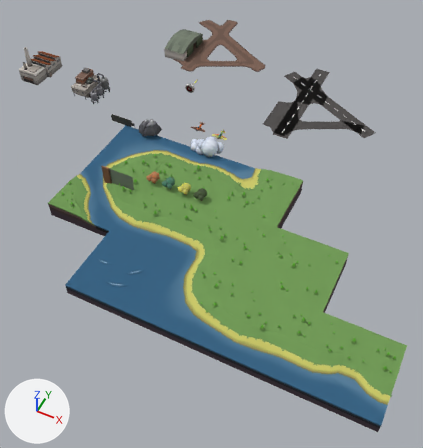
An edit to the glTF model assets/meshes.glb, drawn before and after from the same camera.
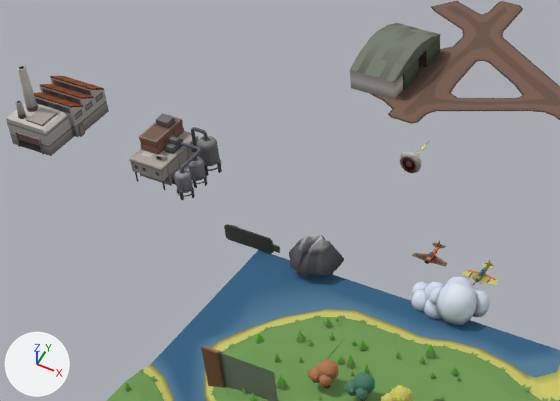
There are two pictures of each version: one whole from a camera (50 mm lens) standing at (32.4, -48.2, 46.9) and looking at (10.9, -5.3, -6.7), one close up on the part from 4% to 60% of the width and 4% to 42% of the height. Every picture has the same lights, and +X, +Y and +Z are marked at lower left. Where no turn or scale is listed for an object, it has been applied to the vertices.

Names of what the first close-up shows: 'Cube', 'Cube.001', 'Plane.003', 'Plane.004', 'cloud.001', 'factory-1', 'fighter-plane-1', 'fighter-plane-2', 'refinery-1', 't-ggwg-1.001', 't-gwgw-1', 't-gwwg-1', 't-gwwg-1.001', 't-gwww-2', 'ui-border'.
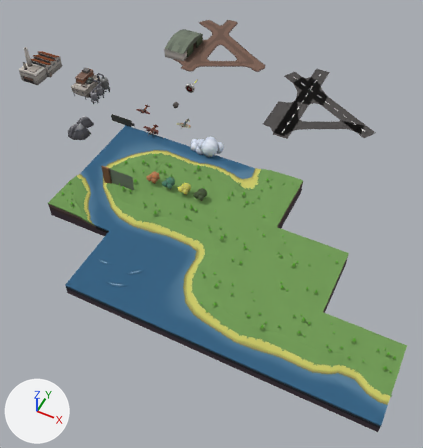
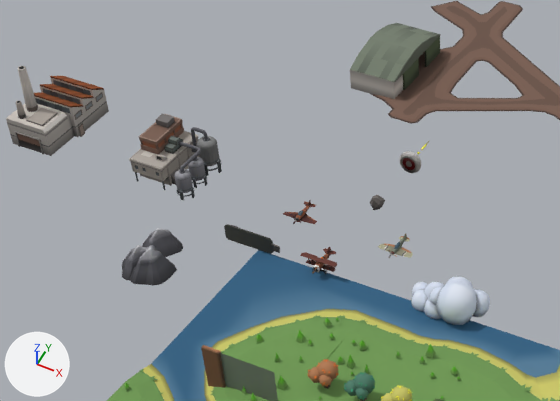
Changed parts and their boxes [x1, y1, x2, y2] in the close-ups (560 x 401 px):
'Cube', moved
    before: [289, 235, 344, 275]
    after: [122, 245, 177, 286]
'Cube.001', moved
    before: [296, 270, 333, 276]
    after: [142, 228, 183, 257]
'fighter-plane-1', moved
    before: [462, 260, 497, 285]
    after: [378, 233, 413, 258]
'fighter-plane-2', moved
    before: [412, 240, 448, 267]
    after: [283, 200, 317, 224]
'biplane-1', added (brown)
    after: [300, 247, 337, 274]
'rock-1', moved (not visible before)
    after: [370, 195, 385, 210]

What changed in the scene script:
```text
Add mat_material_002:
    mat_material_002 = principled_material('Material.002')
    mat_material_002.texture = img_palette
    mat_material_002.roughness = 1.0
Add me_cube:
    me_cube.from_pydata(...)  # 577 vertices, 1034 faces; spans x -1.08..1.08, y -0.65..1.03, z -0.5..0.43
    me_cube.materials.append(mat_material_002)  # picture img_palette
Change ob_fighter_plane_1:
    ob_fighter_plane_1.location: (8.03, 3.0, 0.0) -> (3.03, 3.0, 0.0)
Change ob_fighter_plane_2:
    ob_fighter_plane_2.location: (5.0, 3.0, 0.0) -> (-3.0, 3.0, 0.0)
Change ob_rock_1:
    ob_rock_1.location: (8.0, 0.0, 0.0) -> (0.0, 6.0, 0.0)
Change ob_cube:
    ob_cube.location: (0.0, 0.0, 0.0) -> (-7.45, -4.66, 0.0)
Change ob_cube_001:
    ob_cube_001.location: (0.0, 0.0, 0.0) -> (-9.72, -0.38, -1.63)
Add ob_biplane_1:
    ob_biplane_1 = bpy.data.objects.new('biplane-1', me_cube)
    ob_biplane_1.location = (0.0, 0.0, 0.0)
```
